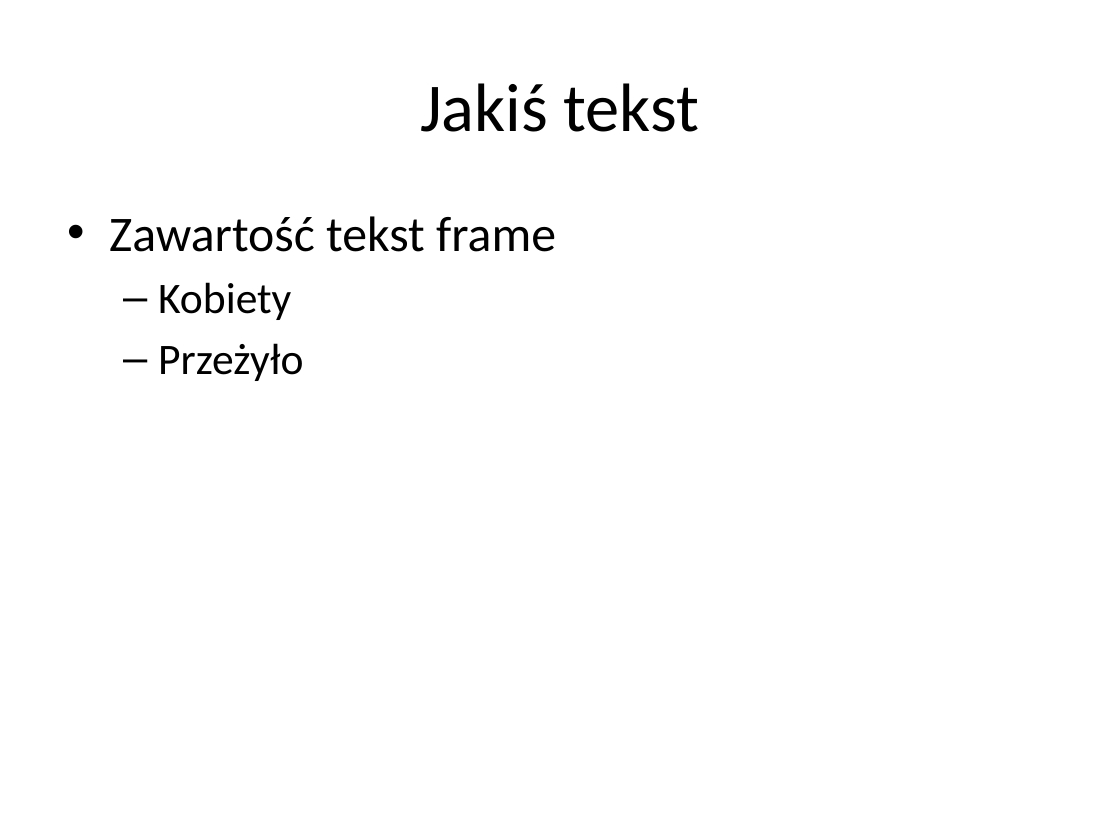
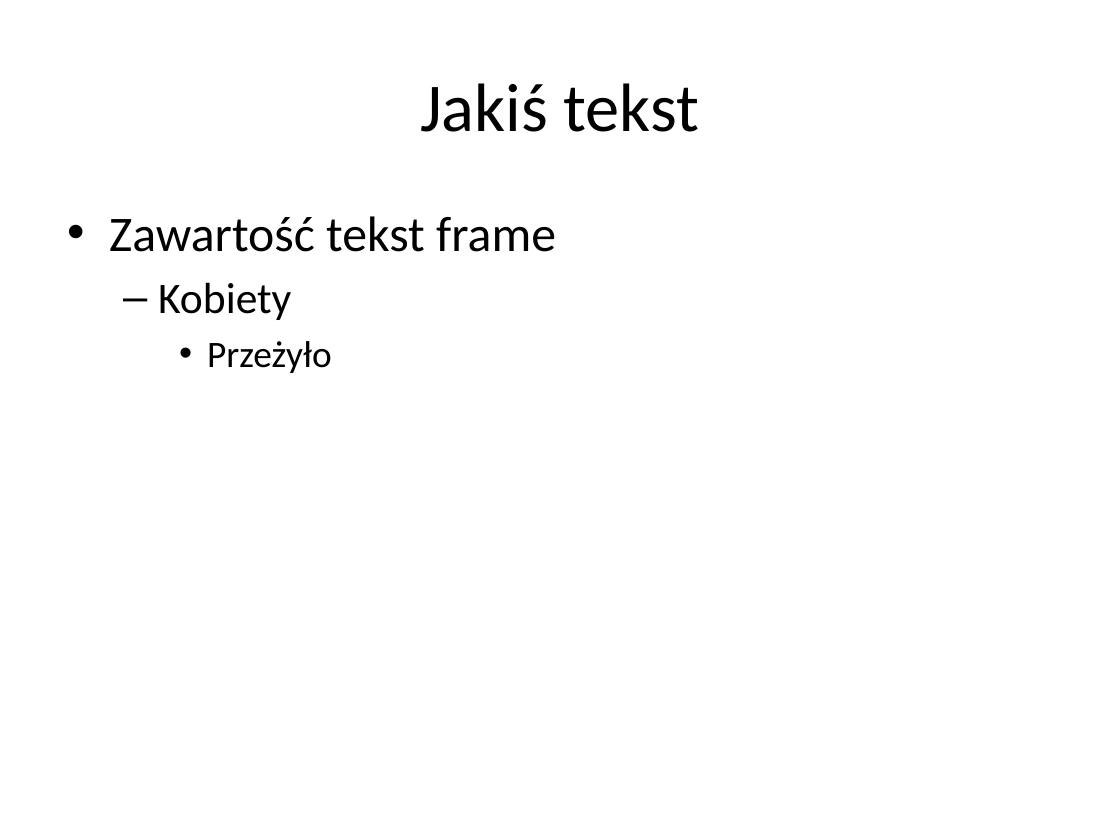
Before and after one commit to marcinspython/python_06102018, a slide deck: slide 1 of zjazd_4/raport.pptx. Drawn at 1120x840 pixels with LibreOffice and Linux fonts; fonts in the diff are those of the drawing. Boxes give left, top, right and bottom in pixels: in the first picture for what was removed or moved away, otherwise in the second. Text is boxed around its words. In the diff, an @@ line names an element or a change of style, - is before the commit and + after.

```diff
--- a/zjazd_4/raport.pptx
+++ b/zjazd_4/raport.pptx
@@ text at [207,341,332,373]: size 28 to 24 pt in "Przeżyło"; bullet – to •; list level 2 to 3 in "Przeżyło" @@
```
Also in this commit, not shown: 4 other files.
